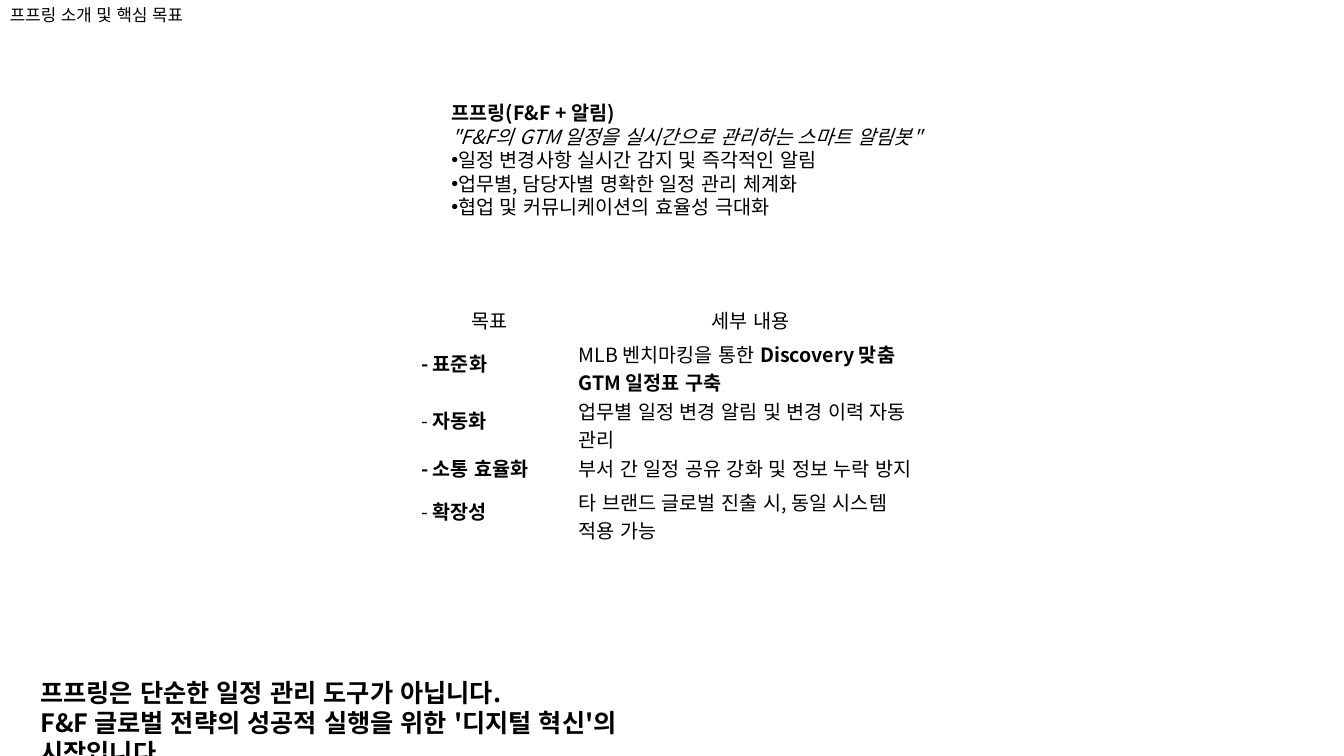
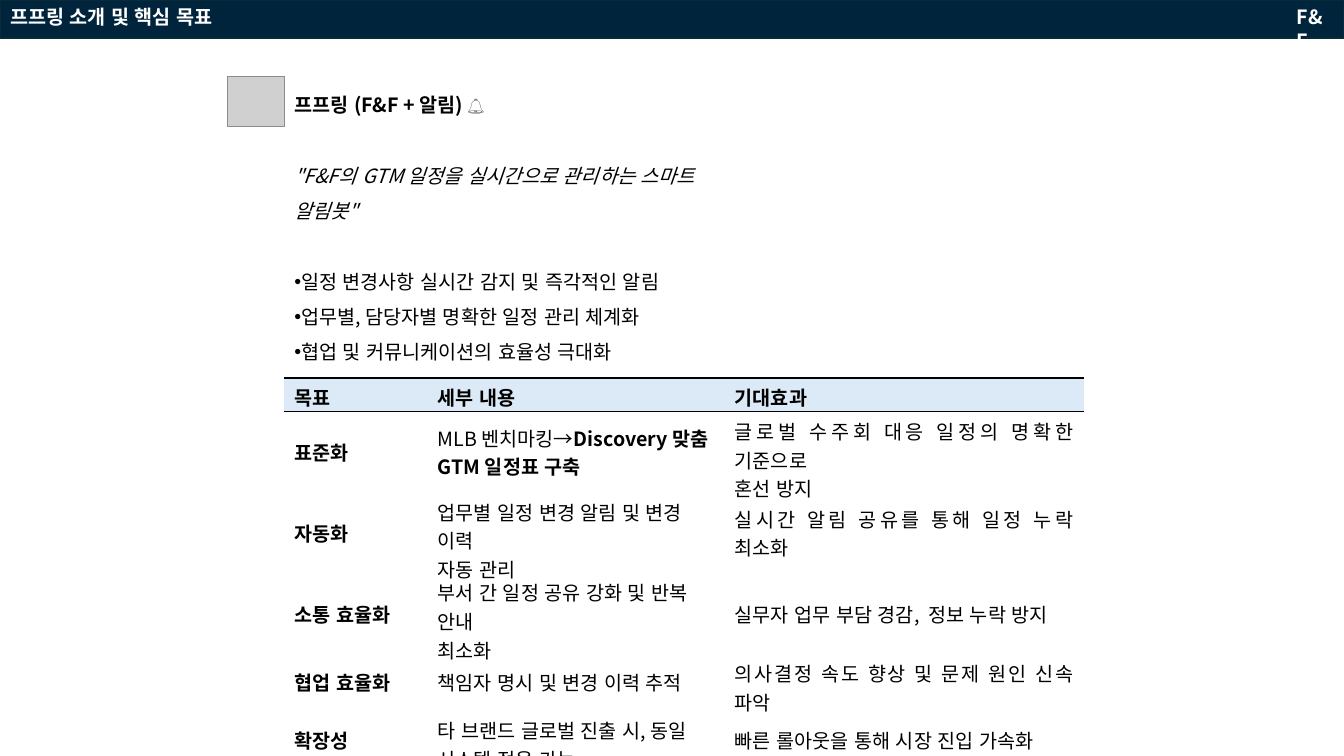
Before and after one commit to guangyean/gtm-alert-bot, a slide deck: slide 5 of 프프링🔔.pptx (slide 4 before the commit). Drawn at 1344x756 pixels with LibreOffice and Linux fonts; fonts in the diff are those of the drawing; grey boxes stand for pictures. Boxes give left, top, right and bottom in pixels: in the first picture for what was removed or moved away, otherwise in the second. Text is boxed around its words. In the diff, an @@ line names an element or a change of style, - is before the commit and + after.

```diff
--- a/프프링🔔.pptx
+++ b/프프링🔔.pptx
@@ text "프프링 소개 및 핵심 목표" at [10,7,212,26]: size 12 to 14 pt, text colour #000000 to #FFFFFF, bold on @@
@@ rectangle added at [0,0,1344,38], fill #01243D, outline #092A39 1.5 pt @@
@@ text added at [1297,9,1323,39], 14 pt, text #FFFFFF, bold @@
+F&F
@@ picture added at [228,77,284,127] @@
@@ text "프프링 (F&F + 알림) 🔔": place and size @@
-text "프프링 (F&F + 알림) 🔔" at [451,103,922,216]
+text "프프링 (F&F + 알림) 🔔" at [294,95,695,361]
@@ text at [294,95,695,220]: text changed @@
-프프링(F&F + 알림)
-"F&F의 GTM 일정을 실시간으로 관리하는 스마트 알림봇"
+프프링 (F&F + 알림) 🔔
+"F&F의 GTM 일정을 실시간으로 관리하는 스마트 알림봇"
@@ text at [301,272,659,361]: line spacing 1 to 1.5 @@
@@ table at [284,378,1084,754] @@
-목표 | 세부 내용
-- 표준화 | MLB 벤치마킹을 통한 Discovery 맞춤 GTM 일정표 구축
-- 자동화 | 업무별 일정 변경 알림 및 변경 이력 자동 관리
-- 소통 효율화 | 부서 간 일정 공유 강화 및 정보 누락 방지
-- 확장성 | 타 브랜드 글로벌 진출 시, 동일 시스템 적용 가능
+목표 | 세부 내용 | 기대효과
+표준화 | MLB 벤치마킹→Discovery 맞춤 / GTM 일정표 구축 | 글로벌 수주회 대응 일정의 명확한 기준으로 / 혼선 방지
+자동화 | 업무별 일정 변경 알림 및 변경 이력 / 자동 관리 | 실시간 알림 공유를 통해 일정 누락 최소화
+소통 효율화 | 부서 간 일정 공유 강화 및 반복 안내 / 최소화 | 실무자 업무 부담 경감, 정보 누락 방지
+협업 효율화 | 책임자 명시 및 변경 이력 추적 | 의사결정 속도 향상 및 문제 원인 신속 파악
+확장성 | 타 브랜드 글로벌 진출 시, 동일 / 시스템 적용 가능 | 빠른 롤아웃을 통해 시장 진입 가속화
@@ table: place and size @@
-table at [411,300,933,544]
+table at [284,378,1084,754]
@@ text removed at [40,681,617,735] @@
-프프링은 단순한 일정 관리 도구가 아닙니다.
-F&F 글로벌 전략의 성공적 실행을 위한 '디지털 혁신'의 시작입니다.
```
Also in this commit, not shown: 8 other slides changed, 2 slides added, 1 slide removed, 6 other files.
